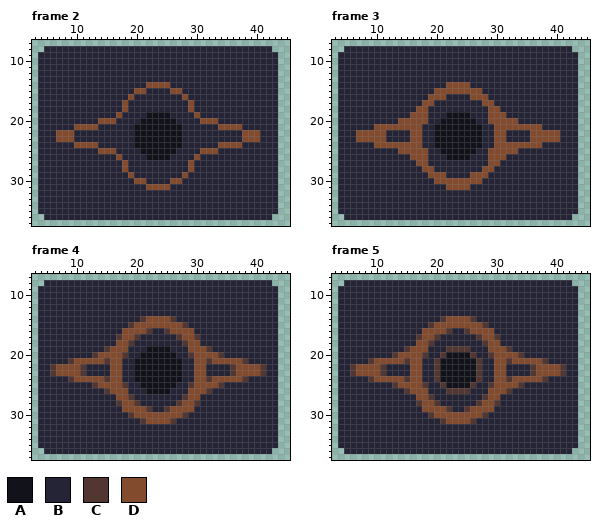
Two versions of one pixel-art file, Assets/Sprites/Card/Art/Gaze of the Void.aseprite. Above, as it was before the edit.
48x66 pixels, 5 frames. Shown: frame 2: x 3..45, y 7..37; frame 3: x 3..45, y 7..37; frame 4: x 3..45, y 7..37; frame 5: x 3..45, y 7..37.
Palette (. is transparent): A #12121b  B #242436  C #513632  D #834b2e
Once edited:
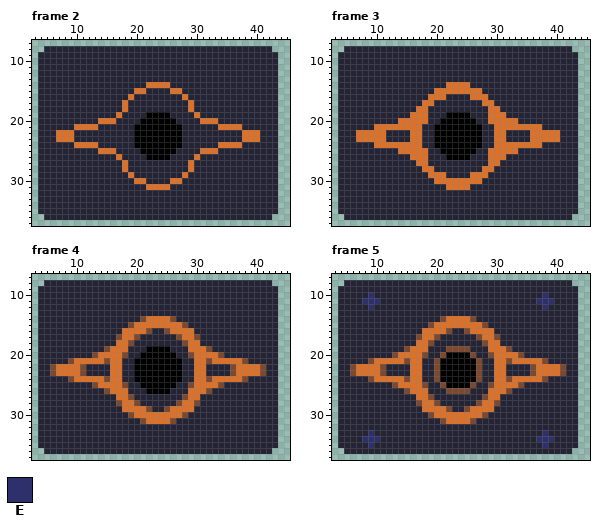
Colours new in this view: E #2e306b
The edit:
layer "Layer 2" opacity 51% -> 100%
colour A: #12121b -> #000000
colour C: #513632 -> #7c482e
colour D: #834b2e -> #df7126
Frame 5, layer "Layer 2":
y 10: x 9 B -> E; x 38 B -> E
y 11: x 8..10 BBB -> EEE; x 37..39 BBB -> EEE
y 12: x 9 B -> E; x 38 B -> E
y 33: x 9 B -> E; x 38 B -> E
y 34: x 8..10 BBB -> EEE; x 37..39 BBB -> EEE
y 35: x 9 B -> E; x 38 B -> E
Where, in picture pixels (left, top, right, bottom), the same in both pictures:
changed: (56, 82, 260, 190)
changed: (356, 82, 560, 190)
changed: (50, 316, 266, 424)
changed: (362, 292, 380, 310)
changed: (536, 292, 554, 310)
changed: (350, 316, 566, 424)
changed: (362, 430, 380, 448)
changed: (536, 430, 554, 448)
